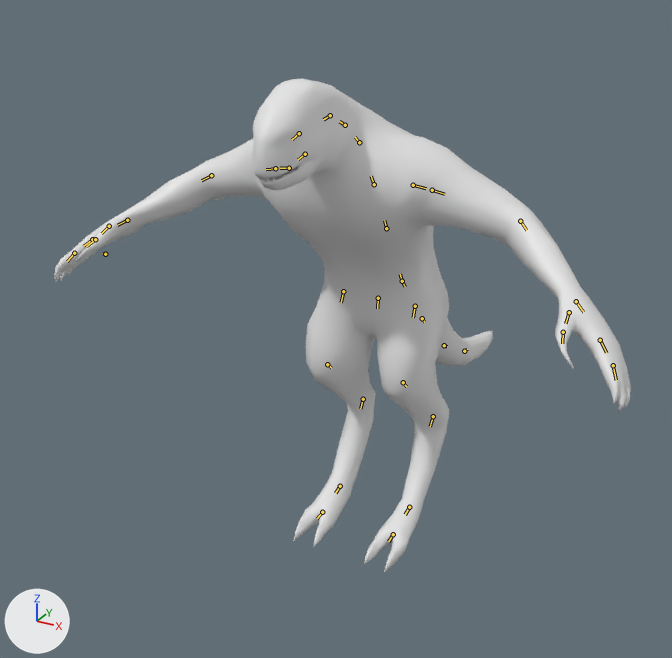
The Blender file assets-src/rooms/tavern/creature-clips/Lizardman.blend as it was, and as the next commit left it.
Camera for both pictures: a 50 mm camera at (0.671, -1.354, 1.072) aimed at (-0.108, 0.063, 0.363). The lights are fixed; the arrows at lower left show +X, +Y and +Z. The older version comes first. The bones that change, and the others that lie on the model, are drawn over the model as lines.

Objects in the first picture: 'LizardmanSourceMesh'.
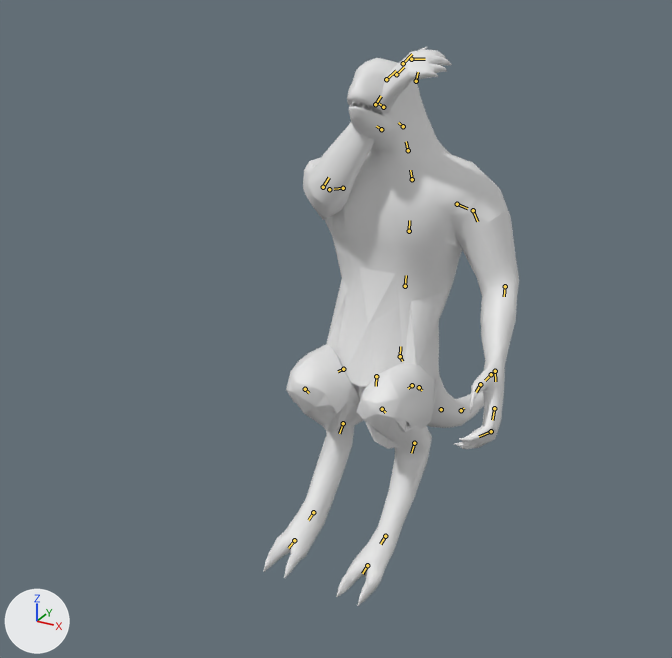
The newer file adds an action. The first version stands in its rest pose; the second is drawn at frame 24 of the action 'SitDrink'.

The change in detail:
Bone 'Spine_0' (bone_spine_0) moves from (0.0, 0.0, 0.0) to (0.0, -0.133, -0.079).
Bone 'Spine_0' (bone_spine_0) turns from (0, 0, 0) to (36, 0, 0) degrees about its own x, y and z.
Bone 'Arm_R' (bone_arm_r) turns from (0, 0, 0) to (-80, -25, -82) degrees about its own x, y and z.
Bone 'Forearm_R' (bone_forearm_r) turns from (0, 0, 0) to (-1, -5, 31) degrees about its own x, y and z.
Bone 'Hand_R' (bone_hand_r) turns from (0, 0, 0) to (-11, -19, -20) degrees about its own x, y and z.
Bone 'Fingers_R.001' (bone_fingers_r_001) turns from (0, 0, 0) to (-14, 8, 39) degrees about its own x, y and z.
Bone 'Arm_L' (bone_arm_l) turns from (0, 0, 0) to (21, 4, 45) degrees about its own x, y and z.
Bone 'Forearm_L' (bone_forearm_l) turns from (0, 0, 0) to (0, 0, -7) degrees about its own x, y and z.
Bone 'Hand_L' (bone_hand_l) turns from (0, 0, 0) to (4, 8, 5) degrees about its own x, y and z.
Bone 'Fingers_L.001' (bone_fingers_l_001) turns from (0, 0, 0) to (-14, -8, -39) degrees about its own x, y and z.
Bone 'Spine_3' (bone_spine_3) turns from (0, 0, 0) to (-3, 0, 0) degrees about its own x, y and z.
Bone 'Spine_4' (bone_spine_4) turns from (0, 0, 0) to (4, 0, 0) degrees about its own x, y and z.
Bone 'Pelvis' (bone_pelvis) moves from (0.0, 0.0, 0.0) to (0.0, 0.155, 0.0).
Bone 'Leg_R' (bone_leg_r) turns from (0, 0, 0) to (75, 2, 3) degrees about its own x, y and z.
Bone 'Shin_R' (bone_shin_r) turns from (0, 0, 0) to (75, -1, 0) degrees about its own x, y and z.
Bone 'Shin_R.001' (bone_shin_r_001) turns from (0, 0, 0) to (7, 0, 0) degrees about its own x, y and z.
Bone 'Foot_R' (bone_foot_r) turns from (0, 0, 0) to (-8, 0, 0) degrees about its own x, y and z.
Bone 'Leg_L' (bone_leg_l) turns from (0, 0, 0) to (75, -2, -3) degrees about its own x, y and z.
Bone 'Shin_L' (bone_shin_l) turns from (0, 0, 0) to (75, 1, 0) degrees about its own x, y and z.
Bone 'Shin_L.001' (bone_shin_l_001) turns from (0, 0, 0) to (7, 0, 0) degrees about its own x, y and z.
Bone 'Foot_L' (bone_foot_l) turns from (0, 0, 0) to (-8, 0, 0) degrees about its own x, y and z.

Pixel boxes [x1, y1, x2, y2] of what changed, in the pictures (672 x 658 px):
'LizardmanSourceMesh', posed (56% narrower, 13% taller): before [54, 78, 631, 572]; after [263, 47, 519, 606]
bone 'Spine_0', root to tip: before (402, 281) to (400, 274); after (400, 356) to (400, 346)
bone 'Arm_R', root to tip: before (275, 168) to (266, 169); after (329, 189) to (328, 189)
bone 'Forearm_R', root to tip: before (211, 175) to (201, 180); after (323, 187) to (329, 177)
bone 'Hand_R', root to tip: before (127, 220) to (117, 225); after (375, 104) to (381, 96)
bone 'Fingers_R.001', root to tip: before (74, 253) to (67, 261); after (411, 59) to (425, 59)
bone 'Arm_L', root to tip: before (432, 190) to (444, 194); after (473, 210) to (477, 221)
bone 'Forearm_L', root to tip: before (520, 221) to (526, 230); after (505, 286) to (504, 296)
bone 'Hand_L', root to tip: before (576, 301) to (583, 312); after (495, 371) to (495, 381)
bone 'Fingers_L.001', root to tip: before (613, 365) to (616, 380); after (491, 431) to (479, 436)
bone 'Spine_3', root to tip: before (359, 142) to (355, 137); after (412, 179) to (410, 170)
bone 'Spine_4', root to tip: before (345, 125) to (339, 121); after (408, 150) to (406, 141)
bone 'Pelvis', root to tip: before (378, 298) to (377, 308); after (376, 376) to (376, 386)
bone 'Leg_R', root to tip: before (343, 291) to (341, 302); after (343, 369) to (338, 371)
bone 'Shin_R', root to tip: before (327, 364) to (331, 368); after (305, 389) to (309, 393)
bone 'Shin_R.001', root to tip: before (363, 399) to (360, 408); after (343, 423) to (339, 433)
bone 'Foot_R', root to tip: before (340, 486) to (335, 493); after (313, 512) to (308, 520)
bone 'Leg_L', root to tip: before (415, 306) to (413, 317); after (412, 385) to (408, 388)
bone 'Shin_L', root to tip: before (403, 382) to (406, 386); after (382, 409) to (385, 412)
bone 'Shin_L.001', root to tip: before (433, 416) to (430, 426); after (414, 443) to (411, 453)
bone 'Foot_L', root to tip: before (409, 507) to (405, 514); after (385, 536) to (380, 544)
